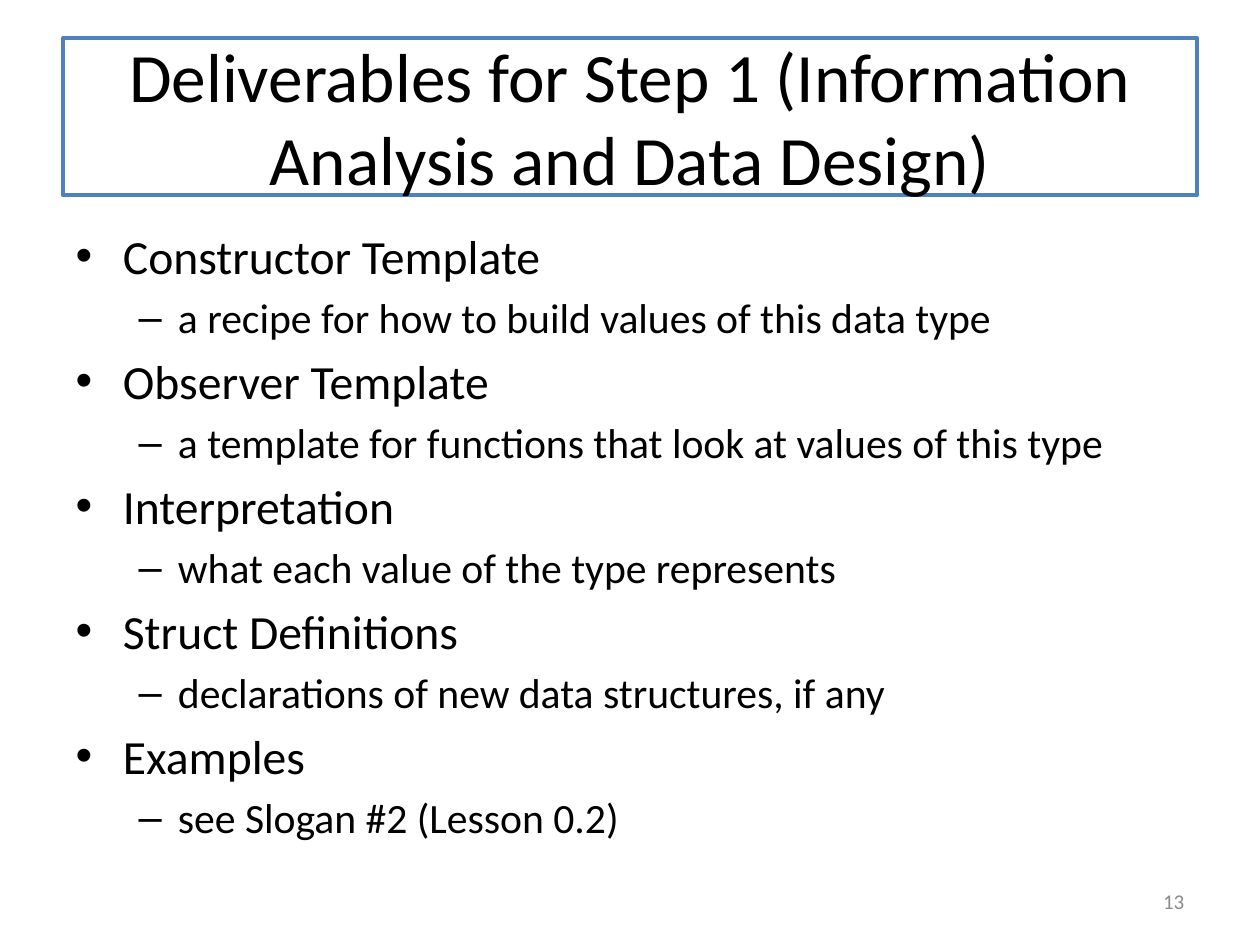
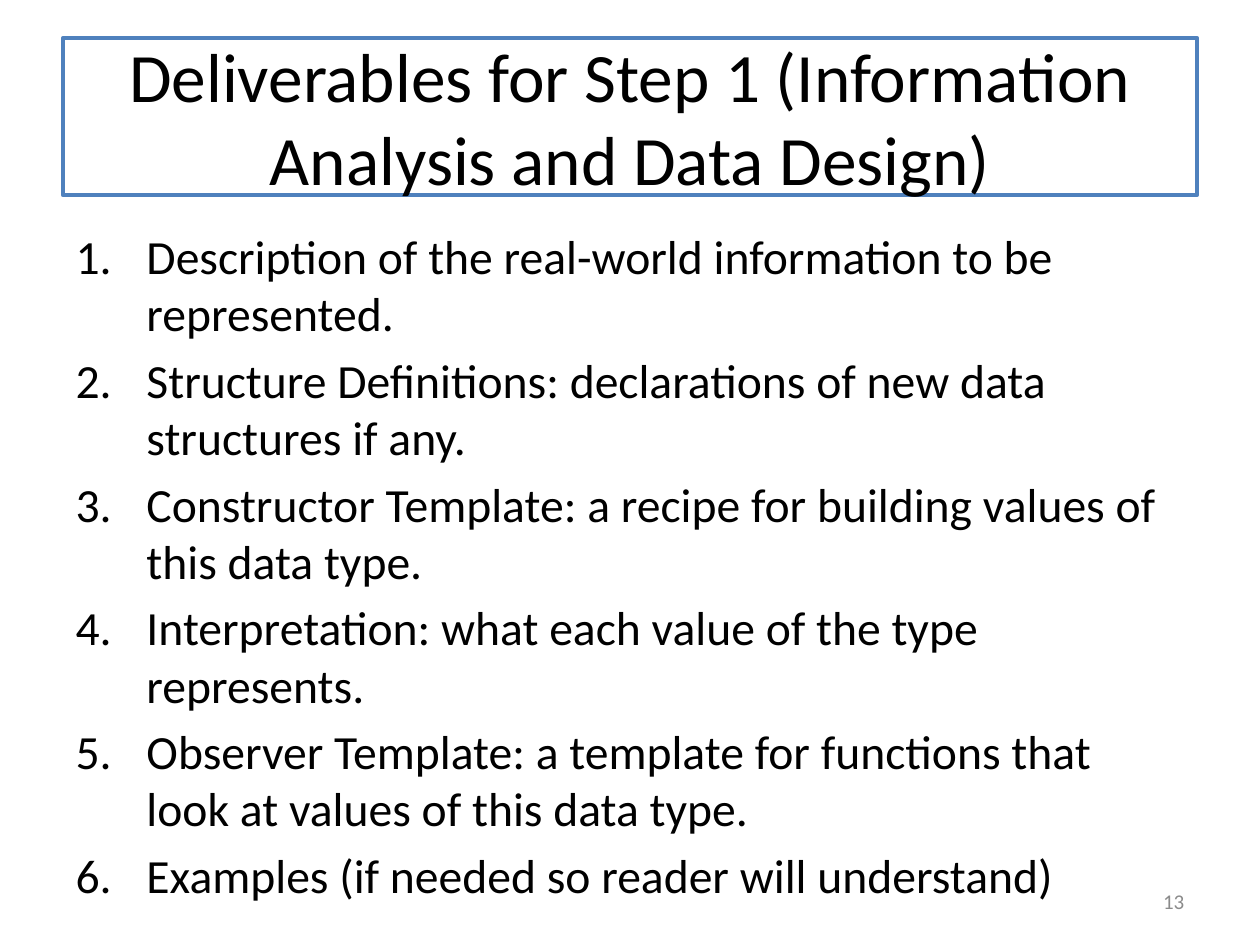
Before and after one commit to mwand/cs5010f17, a slide deck: slide 13 of Slides/Lesson 1.1 The Function Design Recipe.pptx. Drawn at 1260x945 pixels with LibreOffice and Linux fonts; fonts in the diff are those of the drawing. Boxes give left, top, right and bottom in pixels: in the first picture for what was removed or moved away, otherwise in the second. Text is boxed around its words. In the diff, an @@ line names an element or a change of style, - is before the commit and + after.

Commit message:
through Lesson 1.2

```diff
--- a/Slides/Lesson 1.1 The Function Design Recipe.pptx
+++ b/Slides/Lesson 1.1 The Function Design Recipe.pptx
@@ text at [146,241,1156,901]: text changed; size 23.8 to 27.2 pt @@
-• Constructor Template
-  – a recipe for how to build values of this data type
-• Observer Template
-  – a template for functions that look at values of this type
-• Interpretation
-  – what each value of the type represents
-• Struct Definitions
-  – declarations of new data structures, if any
-• Examples
-  – see Slogan #2 (Lesson 0.2)
+1. Description of the real-world information to be represented.
+2. Structure Definitions: declarations of new data structures if any.
+3. Constructor Template: a recipe for building values of this data type.
+4. Interpretation: what each value of the type represents.
+5. Observer Template: a template for functions that look at values of this data type.
+6. Examples (if needed so reader will understand)
```
Also in this commit, not shown: 14 other slides changed, 2 slides added, 1 slide removed, 20 other files.
